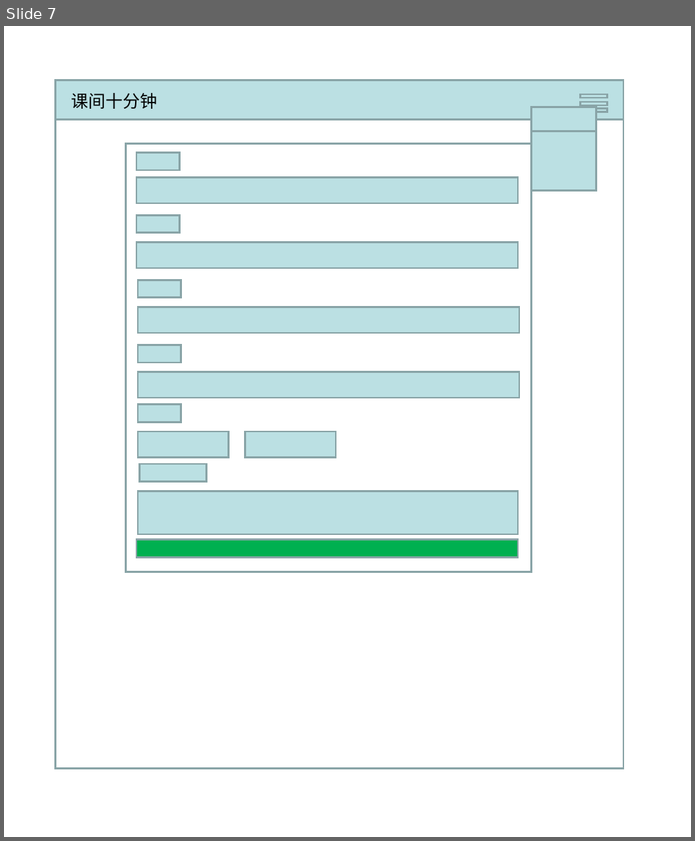
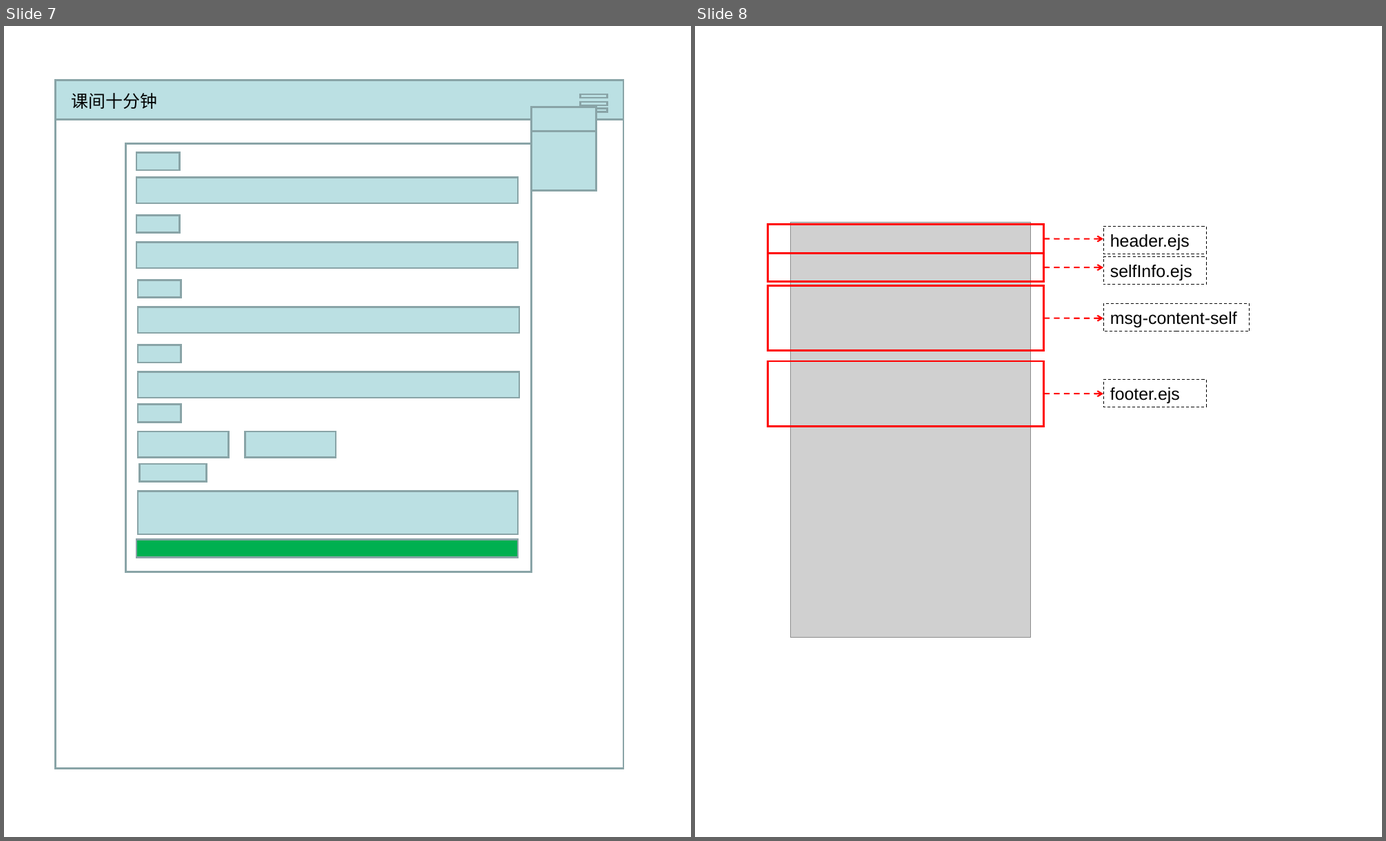
Before and after one commit to DoneSpeak/trivial, a slide deck: msgboard/design.ppt. Shown side by side, each under a label of ours: slide 7 before the commit, slides 7 and 8 after it. The pictures are 695x841 and 1386x841 pixels, drawn with LibreOffice and Linux fonts; fonts in the diff are those of the drawing; grey boxes stand for pictures. Boxes give left, top, right and bottom in pixels: in the first picture for what was removed or moved away, otherwise in the second. Text is boxed around its words. In the diff, an @@ line names an element or a change of style, - is before the commit and + after.

```diff
--- a/msgboard/design.ppt
+++ b/msgboard/design.ppt
@@ slide 8 added at (x1=695, y1=26, x2=1382, y2=837), background #FFFFFF @@
@@ rectangle added at (x1=768, y1=225, x2=1044, y2=254), outline #FF0000 2.01 pt @@
@@ picture added at (x1=790, y1=223, x2=1030, y2=638) @@
@@ rectangle added at (x1=1103, y1=226, x2=1206, y2=254), outline #000000 0.74 pt dashed, 18 pt, text #000000 @@
+header.ejs
@@ arrow added from (1044, 239) to (1103, 239), #FF0000 1.5 pt dashed @@
@@ rectangle added at (x1=768, y1=254, x2=1044, y2=283), outline #FF0000 2.01 pt @@
@@ arrow added from (1044, 268) to (1103, 268), #FF0000 1.5 pt dashed @@
@@ rectangle added at (x1=1103, y1=257, x2=1206, y2=284), outline #000000 0.74 pt dashed, 18 pt, text #000000 @@
+selfInfo.ejs
@@ rectangle added at (x1=768, y1=285, x2=1044, y2=351), outline #FF0000 2.01 pt @@
@@ rectangle added at (x1=1103, y1=304, x2=1250, y2=332), outline #000000 0.74 pt dashed, 18 pt, text #000000 @@
+msg-content-self
@@ arrow added from (1044, 318) to (1103, 319), #FF0000 1.5 pt dashed @@
@@ rectangle added at (x1=768, y1=361, x2=1044, y2=427), outline #FF0000 2.01 pt @@
@@ arrow added from (1044, 394) to (1103, 394), #FF0000 1.5 pt dashed @@
@@ rectangle added at (x1=1103, y1=380, x2=1206, y2=408), outline #000000 0.74 pt dashed, 18 pt, text #000000 @@
+footer.ejs
```
Also in this commit, not shown: 2 slides changed, 28 other files.
